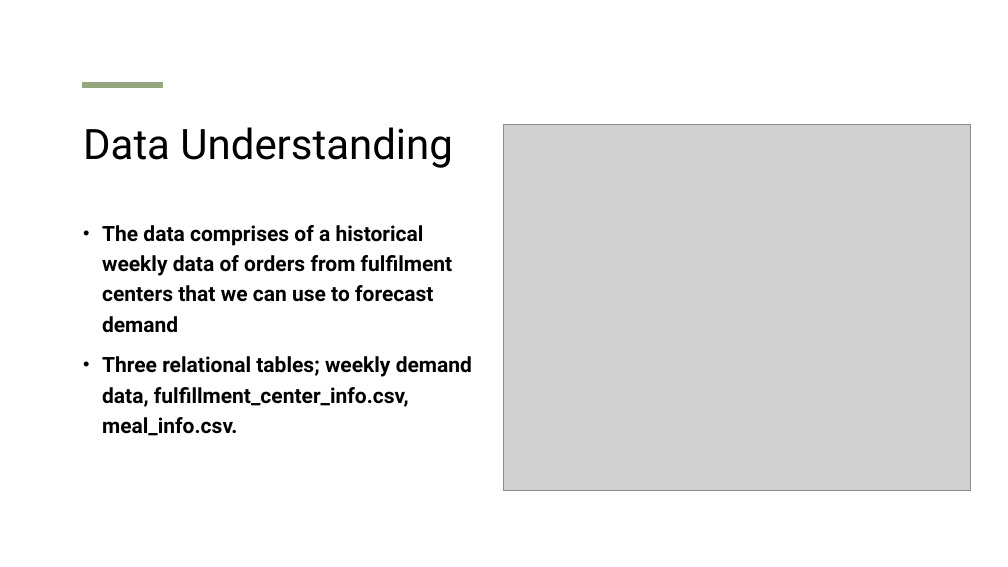
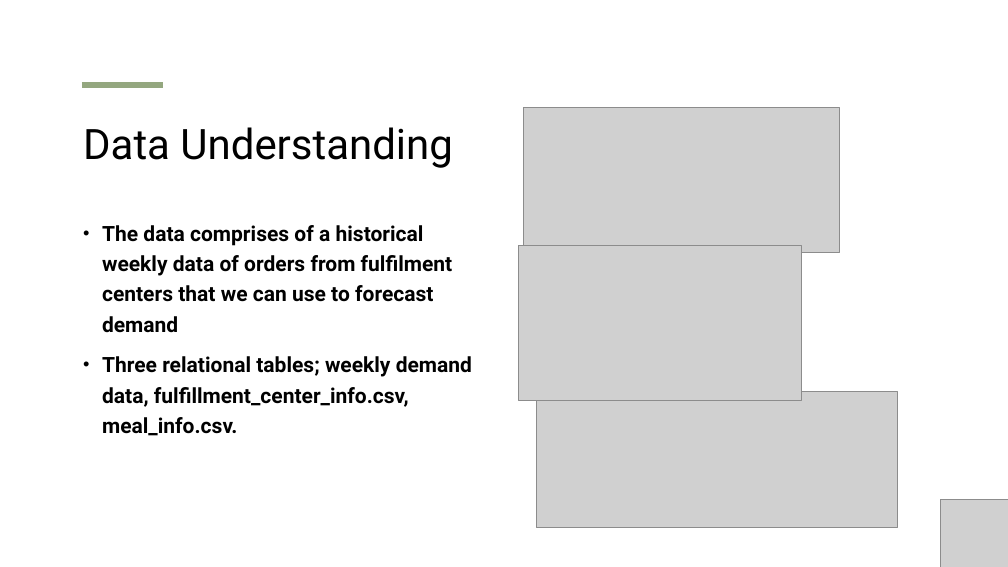
Before and after one commit to Supraja27/DSCI6007-02_Team1, a slide deck: slide 7 of DSCI6007-02_MIDTERM_PROJECT_DECK_TEAM1.pptx (slide 6 before the commit). Drawn at 1008x567 pixels with LibreOffice and Linux fonts; fonts in the diff are those of the drawing; grey boxes stand for pictures. Boxes give left, top, right and bottom in pixels: in the first picture for what was removed or moved away, otherwise in the second. Text is boxed around its words. In the diff, an @@ line names an element or a change of style, - is before the commit and + after.

```diff
--- a/DSCI6007-02_MIDTERM_PROJECT_DECK_TEAM1.pptx
+++ b/DSCI6007-02_MIDTERM_PROJECT_DECK_TEAM1.pptx
@@ picture added at bbox=[524, 107, 839, 253] @@
@@ picture removed at bbox=[504, 124, 970, 491] @@
@@ picture added at bbox=[518, 246, 802, 401] @@
@@ picture added at bbox=[536, 392, 898, 527] @@
@@ picture added at bbox=[941, 500, 1008, 567] @@
```
Also in this commit, not shown: 8 other slides changed, 1 slide added, 1 other file.
